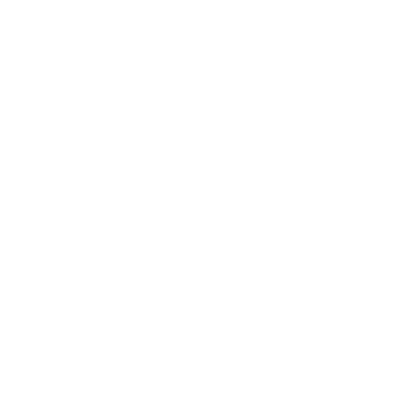
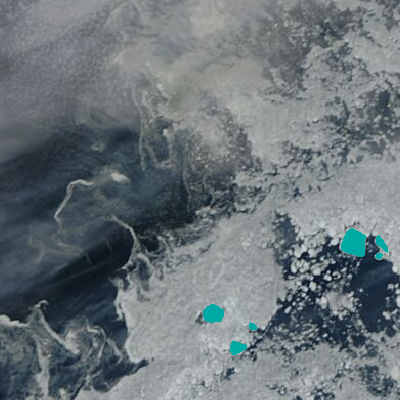
Layer changes from the first (400, 400) image to the second:
painted on "ice floes" (2nd of 2) over (203, 228, 388, 355)
added layer "Layer 1" above "Background" over (0, 0, 400, 400)
